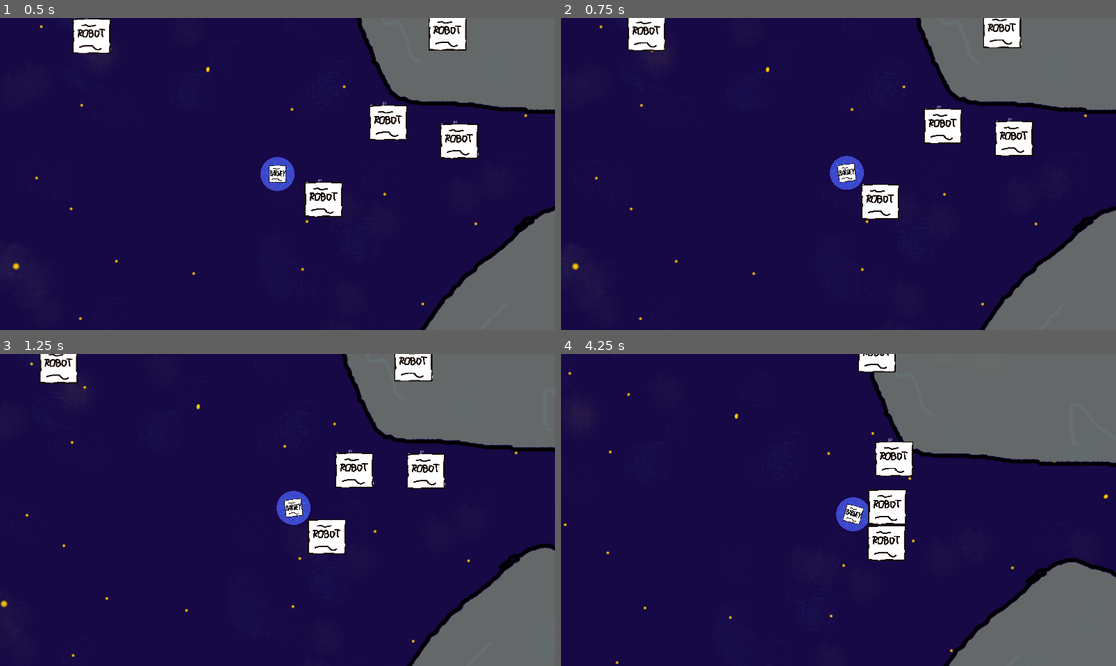
Above: before the commit, frames 1-4 (two rows, left to right).
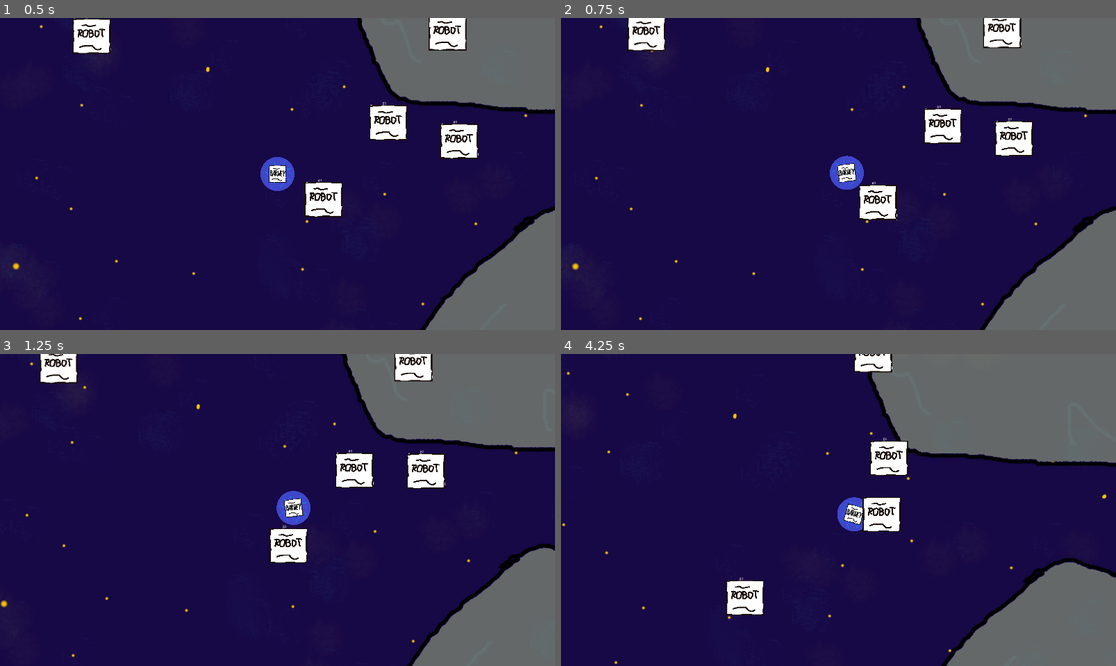
Above: after the commit, the same moments.

Repository: game-jam-team-gut/not-so-lonely
Game: Godot game, scene res://Space.tscn
Two runs of this game, one before a commit and one after it. Both use one fixed random seed, a clock stepped at 60 frames per second and the inputs below.
Inputs (mouse positions are in pixels of both pictures, inside the frame that each line leads up to):
- Up to frame 1 (0.5 s): no input
- Up to frame 2 (0.75 s): move the mouse to (960, 158) at 0.52 s; press the mouse at (960, 158) at 0.53 s
- Up to frame 3 (1.25 s): no input
- Up to frame 4 (4.25 s): move the mouse to (727, 525) at 1.27 s; release the mouse at (727, 525) at 1.28 s; click (727, 525) at 1.35 s; move the mouse to (894, 441) at 2.02 s; press the mouse at (894, 441) at 2.03 s; move the mouse to (810, 572) at 2.77 s; release the mouse at (810, 572) at 2.78 s; click (810, 572) at 2.85 s; move the mouse to (1005, 556) at 3.52 s; press the mouse at (1005, 556) at 3.53 s

Frame 1 is identical in both runs. In frame 2, 0.3% of the frame differs, in the area x 53-61%, y 52-65%; in frame 3, 1.5%; in frame 4, 3.8%, in the area x 0-100%, y 0-100%.

Commit message:
Barney and Foreign Robot Collision Shape Improvements

Diff:
--- a/Space/Barney.tscn
+++ b/Space/Barney.tscn
@@ -9,7 +9,7 @@
 radius = 58.8304
 
 [sub_resource type="RectangleShape2D" id=2]
-extents = Vector2( 32.8777, 32.8609 )
+extents = Vector2( 30.0859, 30.0781 )
 
 [node name="Barney" type="KinematicBody2D"]
 script = ExtResource( 2 )
--- a/Space/ForeignRobot.tscn
+++ b/Space/ForeignRobot.tscn
@@ -8,7 +8,7 @@
 extents = Vector2( 66.1145, 60.767 )
 
 [sub_resource type="RectangleShape2D" id=2]
-extents = Vector2( 85.7504, 85.932 )
+extents = Vector2( 66.1094, 60.9531 )
 
 [node name="ForeignRobot" type="KinematicBody2D"]
 script = ExtResource( 2 )
